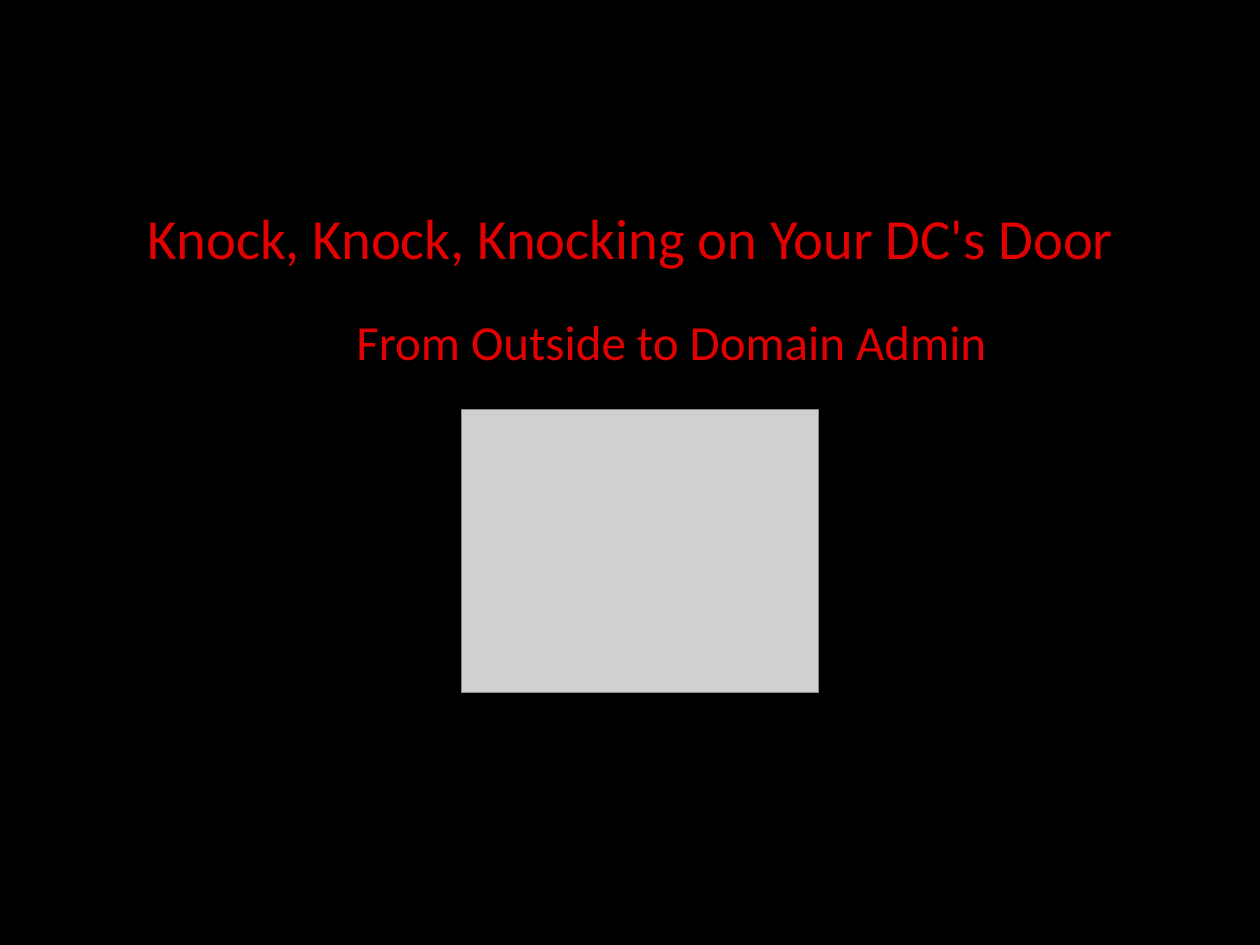
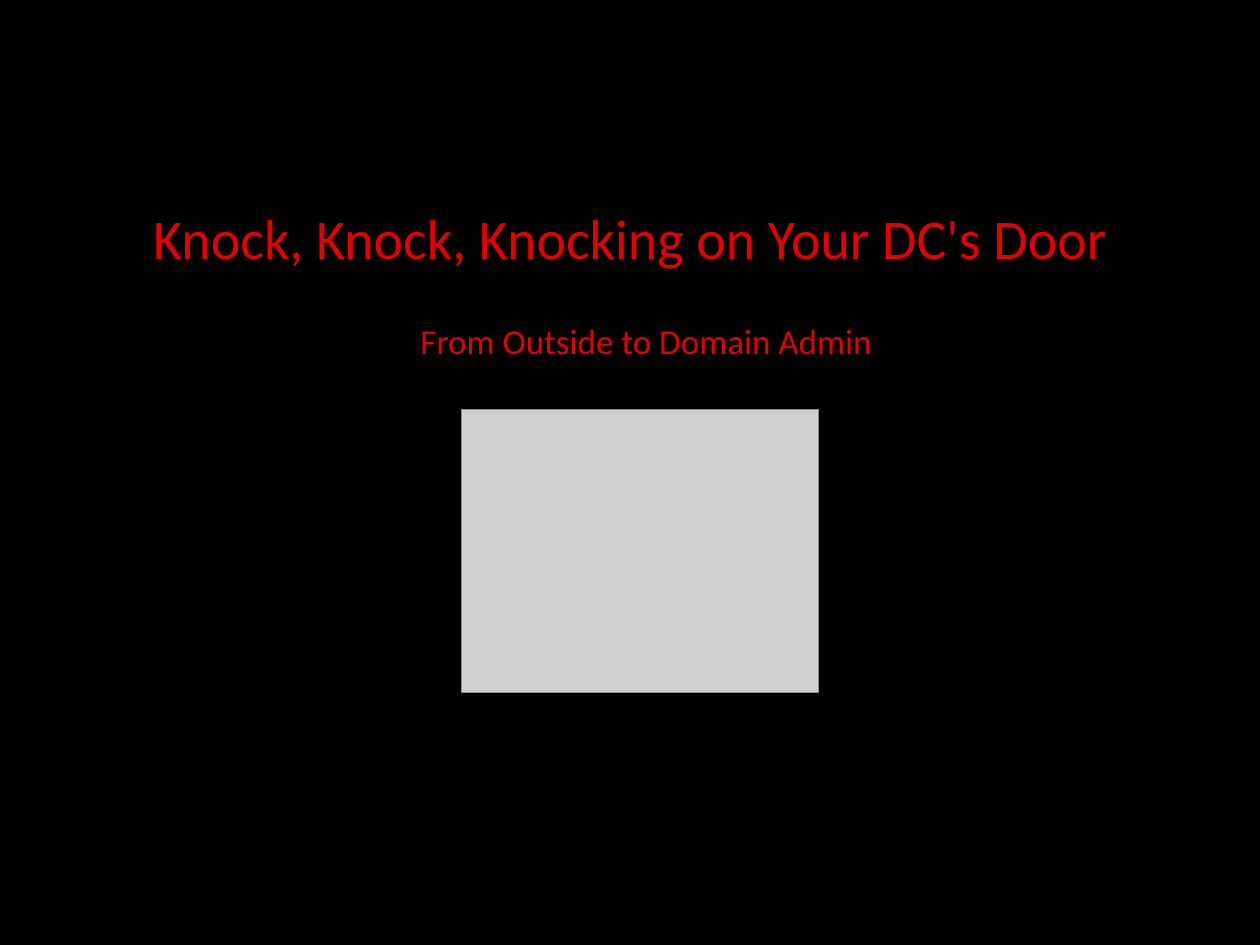
Before and after one commit to dc770/meetings, a slide deck: slide 1 of 0x00d/KnockingOnDC.pptx. Drawn at 1260x945 pixels with LibreOffice and Linux fonts; fonts in the diff are those of the drawing; grey boxes stand for pictures. Boxes give left, top, right and bottom in pixels: in the first picture for what was removed or moved away, otherwise in the second. Text is boxed around its words. In the diff, an @@ line names an element or a change of style, - is before the commit and + after.

```diff
--- a/0x00d/KnockingOnDC.pptx
+++ b/0x00d/KnockingOnDC.pptx
@@ text "Knock, Knock, Knocking on Your ..." at (x1=153, y1=220, x2=1106, y2=269): size 32.4 to 32 pt, text colour gradient #E30000 to #760303 to #E30000 @@
@@ text "From Outside to Domain Admin" moved from (x1=356, y1=326, x2=986, y2=361) to (x1=420, y1=329, x2=871, y2=355) @@
@@ text "From Outside to Domain Admin" at (x1=420, y1=329, x2=871, y2=355): size 28 to 20 pt, text colour gradient #E30000 to #760303 to #E30000 @@
```
Also in this commit, not shown: 9 other slides changed, 8 slides added, 9 slides removed.
